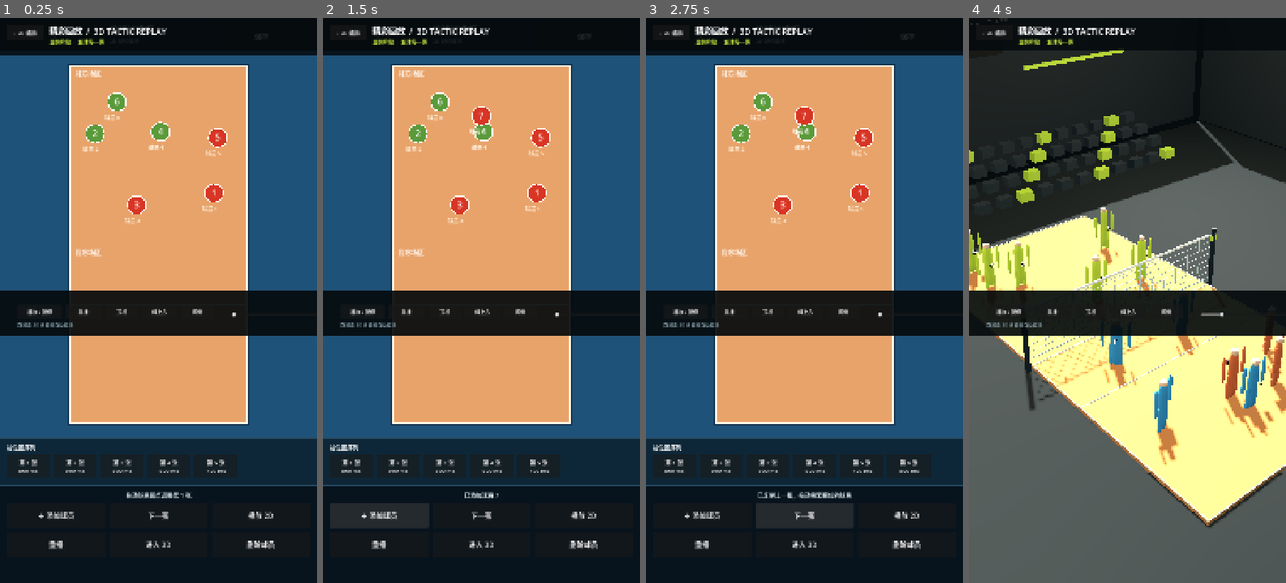
Above: before the commit, frames 1-4 (left to right).
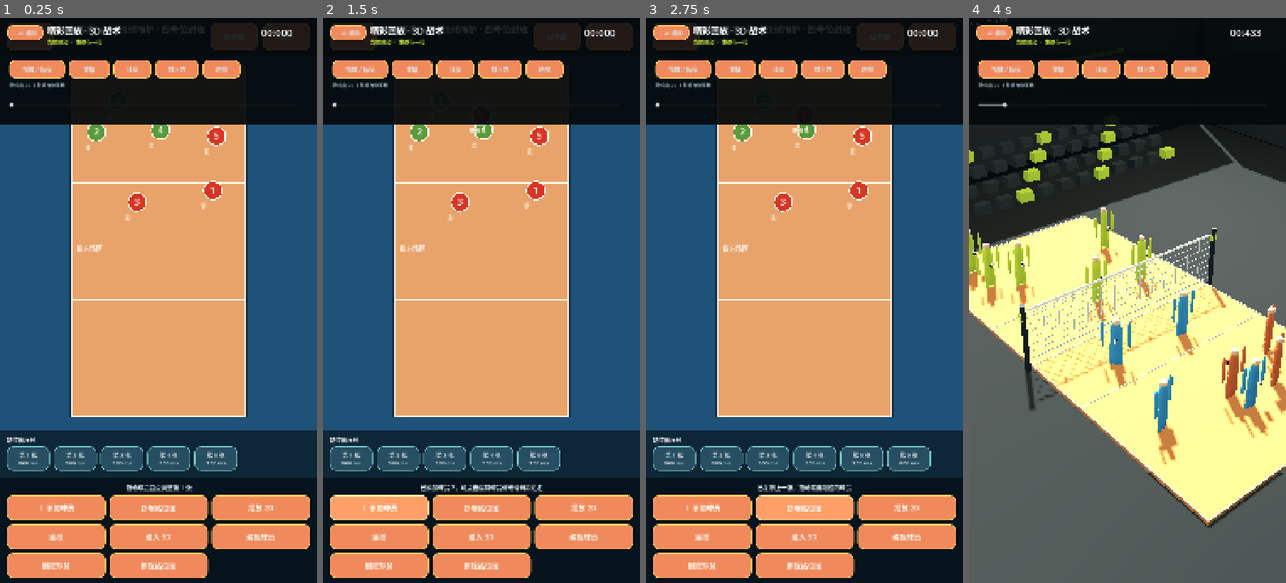
Above: after the commit, the same moments.

Repository: LieerTsuki/volleyball_coach
Game: Godot game, scene res://scenes/main.tscn
Same seed, same stepped clock (60 frames per second), same inputs: the game is played once before the commit and once after it.
Inputs (mouse positions are in pixels of both pictures, inside the frame that each line leads up to):
- Up to frame 1 (0.25 s): no input
- Up to frame 2 (1.5 s): click (557, 34) at 0.5 s, where only the run after the commit has a clickable "战术库"; click "＋ 添加球员" at 1.25 s
- Up to frame 3 (2.75 s): click "下一张" (after the commit: "新增站位图") at 2 s
- Up to frame 4 (4 s): click "重播" at 2.75 s; click "进入 3D" at 3.5 s

The runs differ from the first frame. In frame 1, 43% of the frame differs, in the area x 0-100%, y 0-100%; in frame 2, 44%; in frame 3, 44%; in frame 4, 14%.

Commit message:
feat: complete player and tactic library editing

Diff:
--- a/scripts/domain/tactic_models.gd
+++ b/scripts/domain/tactic_models.gd
@@ -11,8 +11,8 @@
 		"schemaVersion": 1, "id": "sample-three-receiver-fast-middle", "title": "三人接发 · 副攻快球掩护 · 四号位进攻", "notes": "Godot 内置可播放示例", "createdAt": now, "updatedAt": now,
 		"courtConfig": default_court(),
 		"players": [
-			{"id":"p1","jerseyNumber":"1","role":"二传","isReceiver":false}, {"id":"p2","jerseyNumber":"2","role":"主攻","isReceiver":true}, {"id":"p3","jerseyNumber":"3","role":"副攻","isReceiver":false},
-			{"id":"p4","jerseyNumber":"4","role":"主攻","isReceiver":true}, {"id":"p5","jerseyNumber":"5","role":"接应","isReceiver":false}, {"id":"p6","jerseyNumber":"6","role":"自由人","isReceiver":true}
+			{"id":"p1","jerseyNumber":"1","name":"李","role":"二传","isReceiver":false}, {"id":"p2","jerseyNumber":"2","name":"许","role":"主攻","isReceiver":true}, {"id":"p3","jerseyNumber":"3","name":"彭","role":"副攻","isReceiver":false},
+			{"id":"p4","jerseyNumber":"4","name":"余","role":"主攻","isReceiver":true}, {"id":"p5","jerseyNumber":"5","name":"彭","role":"接应","isReceiver":false}, {"id":"p6","jerseyNumber":"6","name":"谢","role":"自由人","isReceiver":true}
 		],
 		"initialFormation": [
 			{"playerId":"p1","x":2.8,"z":-2.6,"yawDeg":180.0}, {"playerId":"p2","x":-3.2,"z":-5.6,"yawDeg":160.0}, {"playerId":"p3","x":-1.1,"z":-2.0,"yawDeg":180.0},
@@ -55,6 +55,26 @@
 	tactic["frames"] = [{"id": "frame-0", "durationMs": 900, "positions": positions}]
 	return tactic
 
+static func blank_tactic(title: String = "未命名战术") -> Dictionary:
+	var now := Time.get_datetime_string_from_system(true)
+	return {
+		"schemaVersion": 1,
+		"id": "tactic-%d" % Time.get_unix_time_from_system(),
+		"title": title,
+		"notes": "",
+		"createdAt": now,
+		"updatedAt": now,
+		"courtConfig": default_court(),
+		"players": [],
+		"initialFormation": [],
+		"frames": [{"id": "frame-0", "durationMs": 900, "positions": {}}],
+		"phases": [{"id": "phase-0", "label": "准备", "startMs": 0}],
+		"moveTracks": [],
+		"poseActions": [],
+		"contactEvents": [],
+		"ballActions": []
+	}
+
 static func _sample_frames() -> Array[Dictionary]:
 	return [
 		{"id": "frame-0", "durationMs": 800, "positions": {
--- a/scripts/infrastructure/tactic_repository.gd
+++ b/scripts/infrastructure/tactic_repository.gd
@@ -7,8 +7,33 @@
 func ensure_sample() -> Dictionary:
 	var sample := TacticModels.sample_tactic()
 	var path: String = ROOT + "/" + str(sample.id) + ".json"
-	if not FileAccess.file_exists(path): save(sample)
+	if not FileAccess.file_exists(path):
+		save(sample)
+	else:
+		var stored = JSON.parse_string(FileAccess.get_file_as_string(path))
+		if stored is Dictionary:
+			return TacticModels.ensure_frames(stored)
 	return sample
+
+func create_blank(title: String = "未命名战术") -> Dictionary:
+	var tactic := TacticModels.blank_tactic(title)
+	save(tactic)
+	return tactic
+
+func load_by_id(tactic_id: String) -> Dictionary:
+	var path := ROOT + "/" + tactic_id + ".json"
+	if not FileAccess.file_exists(path):
+		return {}
+	var parsed = JSON.parse_string(FileAccess.get_file_as_string(path))
+	return TacticModels.ensure_frames(parsed) if parsed is Dictionary else {}
+
+func delete_tactic(tactic_id: String) -> bool:
+	if tactic_id == "sample-three-receiver-fast-middle":
+		return false
+	var path := ROOT + "/" + tactic_id + ".json"
+	if not FileAccess.file_exists(path):
+		return false
+	return DirAccess.remove_absolute(path) == OK
 
 func save(tactic: Dictionary) -> void:
 	var path := ROOT + "/" + str(tactic.id) + ".json"
--- a/scripts/main.gd
+++ b/scripts/main.gd
@@ -12,9 +12,11 @@
 	editor = TacticEditor2D.new()
 	add_child(editor)
 	editor.set_anchors_and_offsets_preset(Control.PRESET_FULL_RECT)
+	editor.set_repository(repository)
 	editor.set_tactic(tactic)
 	editor.replay_requested.connect(_open_replay)
 	editor.save_requested.connect(_save_tactic)
+	editor.document_changed.connect(_on_document_changed)
 
 	replay = TacticReplay3D.new()
 	add_child(replay)
@@ -38,6 +40,10 @@
 func _save_tactic() -> void:
 	repository.save(tactic)
 
+func _on_document_changed() -> void:
+	tactic = editor.tactic
+	repository.save(tactic)
+
 func _on_viewport_resized() -> void:
 	if editor:
 		editor.queue_redraw()
--- a/scripts/presentation/tactic_editor_2d.gd
+++ b/scripts/presentation/tactic_editor_2d.gd
@@ -6,6 +6,7 @@
 signal document_changed
 
 var tactic: Dictionary = {}
+var repository: TacticRepository
 var selected_frame := 0
 var board: VerticalCourtBoard
 var frame_strip: HBoxContainer
@@ -14,10 +15,19 @@
 var play_button: Button
 var playing := false
 var status_message := "拖动球员圆点调整站位"
+var library_overlay: PanelContainer
+var player_overlay: PanelContainer
+var player_number_input: LineEdit
+var player_name_input: LineEdit
+var library_list: VBoxContainer
+var player_role_input: OptionButton
 
 func _ready() -> void:
 	set_anchors_and_offsets_preset(Control.PRESET_FULL_RECT)
 	_build_layout()
+
+func set_repository(value: TacticRepository) -> void:
+	repository = value
 
 func set_tactic(value: Dictionary) -> void:
 	tactic = TacticModels.ensure_frames(value)
@@ -25,6 +35,8 @@
 	if board:
 		board.set_tactic(tactic)
 		board.set_frame(selected_frame)
+	if title_label:
+		title_label.text = str(tactic.get("title", "排球战术板"))
 	_refresh_frame_strip()
 	_update_status("拖动球员圆点调整第 %d 张" % (selected_frame + 1))
 
@@ -61,6 +73,8 @@
 	subtitle.add_theme_font_size_override("font_size", 18)
 	subtitle.add_theme_color_override("font_color", Color("a8c0ce"))
 	title_box.add_child(subtitle)
+	var library_button := _button("战术库", 132, _open_library)
+	header_row.add_child(library_button)
 	var save_button := _button("保存", 132, _save)
 	header_row.add_child(save_button)
 
@@ -113,12 +127,14 @@
 	grid.add_theme_constant_override("v_separation", 12)
 	toolbar_column.add_child(grid)
 	grid.add_child(_button("＋ 添加球员", 0, _add_player))
-	grid.add_child(_button("下一张", 0, _next_frame))
+	grid.add_child(_button("新增站位图", 0, _next_frame))
 	play_button = _button("播放 2D", 0, _toggle_play)
 	grid.add_child(play_button)
 	grid.add_child(_button("重播", 0, _restart_preview))
 	grid.add_child(_button("进入 3D", 0, _open_replay))
+	grid.add_child(_button("编辑球员", 0, _open_player_editor))
 	grid.add_child(_button("删除球员", 0, _delete_selected_player))
+	grid.add_child(_button("删除站位图", 0, _delete_frame))
 	for child in grid.get_children():
 		child.custom_minimum_size = Vector2(0, 86)
 
@@ -128,8 +144,28 @@
 	button.custom_minimum_size = Vector2(width if width > 0 else 0, 76)
 	button.size_flags_horizontal = Control.SIZE_EXPAND_FILL
 	button.add_theme_font_size_override("font_size", 24)
+	button.add_theme_color_override("font_color", Color("fffaf0"))
+	button.add_theme_color_override("font_hover_color", Color.WHITE)
+	button.add_theme_stylebox_override("normal", _button_style(Color("f08a5d"), Color("ffd166")))
+	button.add_theme_stylebox_override("hover", _button_style(Color("ff9f68"), Color("fff0a8")))
+	button.add_theme_stylebox_override("pressed", _button_style(Color("d95f59"), Color("fff0a8")))
 	button.pressed.connect(callback)
 	return button
+
+func _button_style(background: Color, border: Color) -> StyleBoxFlat:
+	var style := StyleBoxFlat.new()
+	style.bg_color = background
+	style.border_color = border
+	style.set_border_width_all(3)
+	style.corner_radius_top_left = 22
+	style.corner_radius_top_right = 22
+	style.corner_radius_bottom_left = 22
+	style.corner_radius_bottom_right = 22
+	style.shadow_color = Color(0, 0, 0, 0.28)
+	style.shadow_size = 5
+	style.content_margin_left = 16
+	style.content_margin_right = 16
+	return style
 
 func _panel_style(background: Color, border: Color, radius: int) -> StyleBoxFlat:
 	var style := StyleBoxFlat.new()
@@ -157,6 +193,9 @@
 		button.text = "第 %d 张\n%d ms" % [index + 1, int(frame.get("durationMs", 800))]
 		button.custom_minimum_size = Vector2(148, 82)
 		button.add_theme_font_size_override("font_size", 19)
+		button.add_theme_stylebox_override("normal", _button_style(Color("274e62"), Color("75c9c8")))
+		button.add_theme_stylebox_override("hover", _button_style(Color("3d7180"), Color("ffd166")))
+		button.add_theme_stylebox_override("pressed", _button_style(Color("d95f59"), Color("fff0a8")))
 		button.pressed.connect(func(): _select_frame(index))
 		frame_strip.add_child(button)
 
@@ -196,12 +235,40 @@
 	for frame in tactic.get("frames", []):
 		var positions: Dictionary = frame.get("positions", {})
 		positions[player_id] = {"x": 0.0, "z": -6.5}
-	board.set_tactic(tactic)
-	document_changed.emit()
-	_update_status("已添加球员 %d" % number)
+	board.selected_player_id = player_id
+	board.set_tactic(tactic)
+	document_changed.emit()
+	_update_status("已添加球员 %d，可点击编辑球员修改号码和姓名" % number)
 
 func _delete_selected_player() -> void:
-	_update_status("请先点击要删除的球员")
+	var player_id := board.selected_player_id if board else ""
+	if player_id.is_empty():
+		_update_status("请先点击要删除的球员")
+		return
+	for index in range(tactic.get("players", []).size()):
+		if str(tactic.players[index].get("id", "")) == player_id:
+			tactic.players.remove_at(index)
+			break
+	for frame in tactic.get("frames", []):
+		var positions: Dictionary = frame.get("positions", {})
+		positions.erase(player_id)
+	board.selected_player_id = ""
+	board.set_tactic(tactic)
+	document_changed.emit()
+	_update_status("已删除球员 %s" % player_id)
+
+func _delete_frame() -> void:
+	var frames: Array = tactic.get("frames", [])
+	if frames.size() <= 1:
+		_update_status("至少保留一张站位图")
+		return
+	frames.remove_at(selected_frame)
+	selected_frame = mini(selected_frame, frames.size() - 1)
+	board.set_tactic(tactic)
+	board.set_frame(selected_frame)
+	_refresh_frame_strip()
+	document_changed.emit()
+	_update_status("已删除当前站位图")
 
 func _toggle_play() -> void:
 	playing = not playing
@@ -228,3 +295,166 @@
 	status_message = text
 	if status_label:
 		status_label.text = status_message
+
+func _open_player_editor() -> void:
+	var player_id := board.selected_player_id if board else ""
+	if player_id.is_empty():
+		_update_status("请先点击球员，再编辑资料")
+		return
+	var player: Dictionary = {}
+	for candidate in tactic.get("players", []):
+		if str(candidate.get("id", "")) == player_id:
+			player = candidate
+			break
+	if player.is_empty():
+		return
+	_ensure_player_overlay()
+	player_number_input.text = str(player.get("jerseyNumber", ""))
+	player_name_input.text = str(player.get("name", "球员"))
+	player_role_input.select(max(0, TacticModels.PLAYER_ROLES.find(str(player.get("role", "主攻")))))
+	player_overlay.visible = true
+	player_overlay.position = Vector2((size.x - player_overlay.size.x) * 0.5, (size.y - player_overlay.size.y) * 0.5)
+
+func _ensure_player_overlay() -> void:
+	if player_overlay:
+		return
+	player_overlay = PanelContainer.new()
+	player_overlay.custom_minimum_size = Vector2(760, 560)
+	player_overlay.size = Vector2(760, 560)
+	player_overlay.z_index = 60
+	player_overlay.add_theme_stylebox_override("panel", _panel_style(Color("16384c"), Color("ffd166"), 30))
+	add_child(player_overlay)
+	var column := VBoxContainer.new()
+	column.add_theme_constant_override("separation", 18)
+	player_overlay.add_child(column)
+	var heading := Label.new()
+	heading.text = "编辑球员资料"
+	heading.horizontal_alignment = HORIZONTAL_ALIGNMENT_CENTER
+	heading.add_theme_font_size_override("font_size", 30)
+	column.add_child(heading)
+	player_number_input = LineEdit.new()
+	player_number_input.placeholder_text = "号码"
+	player_number_input.custom_minimum_size = Vector2(0, 70)
+	player_number_input.add_theme_font_size_override("font_size", 24)
+	column.add_child(player_number_input)
+	player_name_input = LineEdit.new()
+	player_name_input.placeholder_text = "姓名"
+	player_name_input.custom_minimum_size = Vector2(0, 70)
+	player_name_input.add_theme_font_size_override("font_size", 24)
+	column.add_child(player_name_input)
+	player_role_input = OptionButton.new()
+	player_role_input.custom_minimum_size = Vector2(0, 70)
+	player_role_input.add_theme_font_size_override("font_size", 24)
+	for role in TacticModels.PLAYER_ROLES:
+		player_role_input.add_item(role)
+	column.add_child(player_role_input)
+	var actions := HBoxContainer.new()
+	actions.add_theme_constant_override("separation", 16)
+	column.add_child(actions)
+	var cancel := _button("取消", 0, _close_player_editor)
+	var confirm := _button("保存资料", 0, _save_player_editor)
+	actions.add_child(cancel)
+	actions.add_child(confirm)
+	player_overlay.visible = false
+
+func _close_player_editor() -> void:
+	if player_overlay:
+		player_overlay.visible = false
+
+func _save_player_editor() -> void:
+	var player_id := board.selected_player_id if board else ""
+	for player in tactic.get("players", []):
+		if str(player.get("id", "")) == player_id:
+			player["jerseyNumber"] = player_number_input.text.strip_edges()
+			player["name"] = player_name_input.text.strip_edges()
+			player["role"] = player_role_input.get_item_text(player_role_input.selected)
+			break
+	board.set_tactic(tactic)
+	_close_player_editor()
+	document_changed.emit()
+	_update_status("球员资料已更新")
+
+func _open_library() -> void:
+	if repository == null:
+		_update_status("战术库尚未连接")
+		return
+	_ensure_library_overlay()
+	_refresh_library()
+	library_overlay.visible = true
+
+func _ensure_library_overlay() -> void:
+	if library_overlay:
+		return
+	library_overlay = PanelContainer.new()
+	library_overlay.set_anchors_and_offsets_preset(Control.PRESET_FULL_RECT)
+	library_overlay.z_index = 70
+	library_overlay.add_theme_stylebox_override("panel", _panel_style(Color("0b2030"), Color("ffd166"), 0))
+	add_child(library_overlay)
+	var column := VBoxContainer.new()
+	column.add_theme_constant_override("separation", 16)
+	library_overlay.add_child(column)
+	var heading := Label.new()
+	heading.text = "我的战术库"
+	heading.horizontal_alignment = HORIZONTAL_ALIGNMENT_CENTER
+	heading.add_theme_font_size_override("font_size", 32)
+	column.add_child(heading)
+	library_list = VBoxContainer.new()
+	library_list.add_theme_constant_override("separation", 12)
+	var scroll := ScrollContainer.new()
+	scroll.size_flags_vertical = Control.SIZE_EXPAND_FILL
+	scroll.add_child(library_list)
+	column.add_child(scroll)
+	var actions := HBoxContainer.new()
+	actions.add_theme_constant_override("separation", 16)
+	column.add_child(actions)
+	actions.add_child(_button("新建战术", 0, _new_tactic))
+	actions.add_child(_button("关闭", 0, _close_library))
+	library_overlay.visible = false
+
+func _refresh_library() -> void:
+	if not library_list or repository == null:
+		return
+	for child in library_list.get_children():
+		child.queue_free()
+	for item in repository.load_all():
+		var row := HBoxContainer.new()
+		row.custom_minimum_size = Vector2(0, 86)
+		var open := _button(str(item.get("title", "未命名战术")), 0, func(): _load_tactic_from_library(str(item.get("id", ""))))
+		var delete := _button("删除", 140, func(): _delete_tactic_from_library(str(item.get("id", ""))))
+		row.add_child(open)
+		row.add_child(delete)
+		library_list.add_child(row)
+
+func _new_tactic() -> void:
+	if repository == null:
+		return
+	tactic = repository.create_blank()
+	selected_frame = 0
+	board.set_tactic(tactic)
+	_refresh_frame_strip()
+	_close_library()
+	document_changed.emit()
+	_update_status("已创建新战术")
+
+func _load_tactic_from_library(tactic_id: String) -> void:
+	var loaded := repository.load_by_id(tactic_id) if repository else {}
+	if loaded.is_empty():
+		return
+	tactic = loaded
+	selected_frame = 0
+	board.set_tactic(tactic)
+	_refresh_frame_strip()
+	_close_library()
+	document_changed.emit()
+	_update_status("已打开战术：" + str(tactic.get("title", "")))
+
+func _delete_tactic_from_library(tactic_id: String) -> void:
+	if repository and repository.delete_tactic(tactic_id):
+		_refresh_library()
+		_update_status("已从战术库删除")
+	else:
+		_update_status("内置示例不能删除")
+
+func _close_library() -> void:
+	if library_overlay:
+		library_overlay.visible = false
--- a/scripts/presentation/tactic_replay_3d.gd
+++ b/scripts/presentation/tactic_replay_3d.gd
@@ -116,49 +116,51 @@
 	var top_panel := ColorRect.new()
 	top_panel.color = Color(0.02, 0.04, 0.05, 0.88)
 	top_panel.position = Vector2(0, 0)
-	top_panel.size = Vector2(1920, 110)
+	top_panel.size = Vector2(1080, 112)
 	hud.add_child(top_panel)
 	var title := Label.new()
-	title.text = "精彩回放  /  3D TACTIC REPLAY"
-	title.position = Vector2(168, 23)
-	title.add_theme_font_size_override("font_size", 28)
+	title.text = "精彩回放 · 3D 战术"
+	title.position = Vector2(160, 20)
+	title.add_theme_font_size_override("font_size", 30)
 	hud.add_child(title)
 	var back_button := Button.new()
 	back_button.text = "‹ 2D 编排"
 	back_button.position = Vector2(24, 24)
 	back_button.size = Vector2(124, 52)
 	back_button.add_theme_font_size_override("font_size", 18)
+	back_button.add_theme_stylebox_override("normal", _button_style(Color("f08a5d"), Color("ffd166")))
+	back_button.add_theme_stylebox_override("hover", _button_style(Color("ff9f68"), Color("fff0a8")))
 	back_button.pressed.connect(func(): editor_requested.emit())
 	hud.add_child(back_button)
 	phase_label = Label.new()
-	phase_label.position = Vector2(168, 67)
+	phase_label.position = Vector2(160, 68)
 	phase_label.add_theme_font_size_override("font_size", 18)
 	phase_label.add_theme_color_override("font_color", Color("c5e53e"))
 	hud.add_child(phase_label)
 	time_label = Label.new()
-	time_label.position = Vector2(1610, 25)
+	time_label.position = Vector2(890, 26)
 	time_label.add_theme_font_size_override("font_size", 34)
 	hud.add_child(time_label)
 
-	var bottom_panel := ColorRect.new()
-	bottom_panel.color = Color(0.02, 0.04, 0.05, 0.92)
-	bottom_panel.position = Vector2(0, 925)
-	bottom_panel.size = Vector2(1920, 155)
-	hud.add_child(bottom_panel)
-	var replay_button := _make_button("播放 / 暂停", Vector2(60, 974), Vector2(150, 48), _toggle_play)
-	var restart_button := _make_button("重播", Vector2(224, 974), Vector2(120, 48), _restart)
-	var top_button := _make_button("顶视", Vector2(360, 974), Vector2(110, 48), func(): _set_camera("top"))
-	var oblique_button := _make_button("斜上方", Vector2(484, 974), Vector2(120, 48), func(): _set_camera("oblique"))
-	var net_button := _make_button("网侧", Vector2(618, 974), Vector2(110, 48), func(): _set_camera("net"))
+	var control_panel := ColorRect.new()
+	control_panel.color = Color(0.02, 0.04, 0.05, 0.94)
+	control_panel.position = Vector2(0, 112)
+	control_panel.size = Vector2(1080, 252)
+	hud.add_child(control_panel)
+	var replay_button := _make_button("播放 / 暂停", Vector2(32, 142), Vector2(190, 64), _toggle_play)
+	var restart_button := _make_button("重播", Vector2(234, 142), Vector2(140, 64), _restart)
+	var top_button := _make_button("顶视", Vector2(386, 142), Vector2(130, 64), func(): _set_camera("top"))
+	var oblique_button := _make_button("斜上方", Vector2(528, 142), Vector2(150, 64), func(): _set_camera("oblique"))
+	var net_button := _make_button("网侧", Vector2(690, 142), Vector2(130, 64), func(): _set_camera("net"))
 	var speed_label := Label.new()
 	speed_label.text = "路线由 2D 关键帧自动驱动"
-	speed_label.position = Vector2(60, 1030)
+	speed_label.position = Vector2(32, 216)
 	speed_label.add_theme_color_override("font_color", Color("8ca3ad"))
 	speed_label.add_theme_font_size_override("font_size", 16)
 	hud.add_child(speed_label)
 	timeline = HSlider.new()
-	timeline.position = Vector2(790, 990)
-	timeline.size = Vector2(770, 34)
+	timeline.position = Vector2(32, 278)
+	timeline.size = Vector2(980, 34)
 	timeline.step = 10.0
 	timeline.value_changed.connect(_on_timeline_changed)
 	hud.add_child(timeline)
@@ -168,10 +170,26 @@
 	button.text = text
 	button.position = position
 	button.size = button_size
-	button.add_theme_font_size_override("font_size", 17)
+	button.add_theme_font_size_override("font_size", 20)
+	button.add_theme_stylebox_override("normal", _button_style(Color("f08a5d"), Color("ffd166")))
+	button.add_theme_stylebox_override("hover", _button_style(Color("ff9f68"), Color("fff0a8")))
+	button.add_theme_stylebox_override("pressed", _button_style(Color("d95f59"), Color("fff0a8")))
 	button.pressed.connect(callback)
 	hud.add_child(button)
 	return button
+
+func _button_style(background: Color, border: Color) -> StyleBoxFlat:
+	var style := StyleBoxFlat.new()
+	style.bg_color = background
+	style.border_color = border
+	style.set_border_width_all(3)
+	style.corner_radius_top_left = 20
+	style.corner_radius_top_right = 20
+	style.corner_radius_bottom_left = 20
+	style.corner_radius_bottom_right = 20
+	style.shadow_color = Color(0, 0, 0, 0.3)
+	style.shadow_size = 5
+	return style
 
 func _apply_at(value: int) -> void:
 	if tactic.is_empty() or not built:
--- /dev/null
+++ b/tests/test_tactic_library.gd
@@ -0,0 +1,16 @@
+extends SceneTree
+
+func _init() -> void:
+	var repository := TacticRepository.new()
+	var created := repository.create_blank("测试战术")
+	var loaded := repository.load_by_id(str(created.get("id", "")))
+	if loaded.is_empty() or str(loaded.get("title", "")) != "测试战术":
+		push_error("Tactic library must save and load a tactic")
+		quit(1)
+		return
+	if not repository.delete_tactic(str(created.get("id", ""))):
+		push_error("Tactic library must delete a custom tactic")
+		quit(1)
+		return
+	print("tactic library tests passed")
+	quit(0)
Not shown, added: tests/test_tactic_library.gd.uid
Not shown, changed: docs/superpowers/plans/2026-11-18-volleyball-board-rebuild-plan.md
